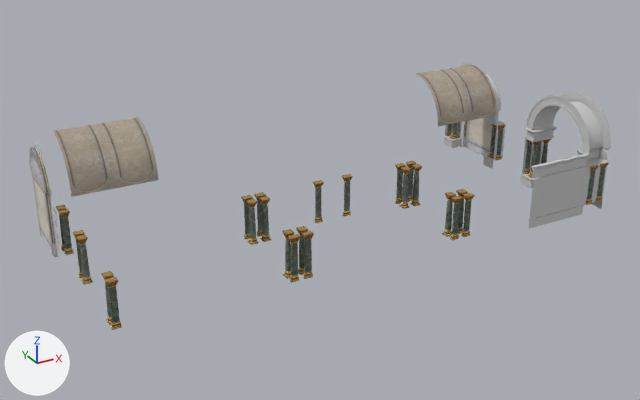
Two versions of the OBJ model 3D Obj/Hallway.obj, one commit apart.
Camera for both pictures: a 50 mm camera at (-34.0, -32.2, 32.8) aimed at (-0.3, 29.1, 2.2). The axes (+X, +Y, +Z) are drawn at lower left. The lights are the same throughout. Where no turn or scale is listed for an object, it has been applied to the vertices.

The older version as bpy lines, for what is in view:
```python
me_gang_cap_bogen002 = bpy.data.meshes.new('Gang_Cap_Bogen002')
me_gang_cap_bogen002.from_pydata(...)  # 204 vertices, 330 faces; spans x -22.13..-21.8, y 31.99..40.19, z 0.0..8.84
me_gang_cap_bogen002.materials.append(mat_material__921)  # picture img_caps_jpg
me_gang_dach_bogen_var007 = bpy.data.meshes.new('Gang_Dach_Bogen_Var007')
me_gang_dach_bogen_var007.from_pydata(...)  # 38 vertices, 36 faces; spans x 13.91..20.91, y 31.99..36.09, z 5.64..9.74
me_gang_dach_bogen_var007.materials.append(mat_material__887)  # picture img_bricks_jpg
me_gang_endstck071 = bpy.data.meshes.new('Gang_Endstck071')
me_gang_endstck071.from_pydata(...)  # 683 vertices, 1204 faces; spans x 20.75..23.58, y 19.53..27.73, z 0.0..9.74
me_gang_endstck071.materials.append(mat_corridor)  # its picture is missing
ob_gang_cap_bogen002 = bpy.data.objects.new('Gang_Cap_Bogen002', me_gang_cap_bogen002)
ob_gang_cap_bogen002.location = (0.0, 0.0, 0.0)
ob_gang_dach_bogen_var007 = bpy.data.objects.new('Gang_Dach_Bogen_Var007', me_gang_dach_bogen_var007)
ob_gang_dach_bogen_var007.location = (0.0, 0.0, 0.0)
ob_gang_endstck071 = bpy.data.objects.new('Gang_Endstck071', me_gang_endstck071)
ob_gang_endstck071.location = (0.0, 0.0, 0.0)
# also in view: 'Gang_Wand_Standart067' at (17.9, 19.7, 2.8); 'Gang_Dach_Bogen_Var008' at (-17.0, 34.0, 7.7); 'Gang_Cap_Bogen001' at (22.3, 36.1, 4.4); 'Gang_Endstck_Var011' at (21.5, 36.1, 4.9)
```
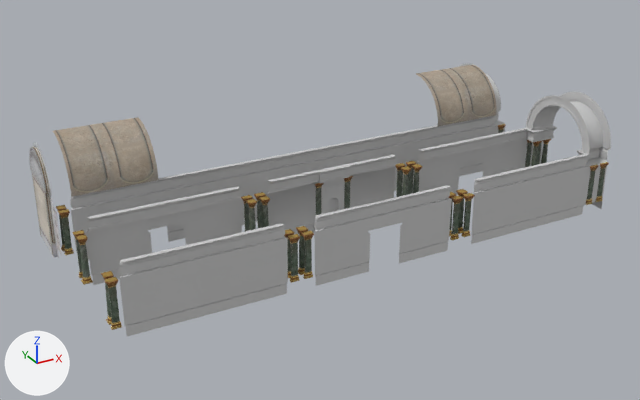
What the commit changed:
Mesh me_gang_wand_tre_008 is new.
It has 199 vertices, 256 faces and spans x -20.7..21.1, y 32.0..32.4, z 0.0..5.6.
It uses material mat_corridor (its picture is missing).
Mesh me_gang_wand_tre_006 is new.
It has 81 vertices, 86 faces and spans x 8.62..21.05, y 27.32..27.73, z 0.0..5.64.
It uses material mat_corridor (its picture is missing).
Mesh me_gang_wand_tre_005 is new.
It has 81 vertices, 86 faces and spans x -20.69..-8.26, y 27.32..27.73, z 0.0..5.64.
It uses material mat_corridor (its picture is missing).
Mesh me_gang_wand_tre_004 is new.
It has 81 vertices, 86 faces and spans x -6.04..6.4, y 19.52..19.93, z 0.0..5.64.
It uses material mat_corridor (its picture is missing).
Mesh me_gang_wand_statue011 is new.
It has 278 vertices, 508 faces and spans x -6.04..6.41, y 27.18..28.07, z 0.0..5.64.
It uses material mat_corridor (its picture is missing).
Mesh me_gang_wand_standart068 is new.
It has 32 vertices, 28 faces and spans x 8.61..14.84, y 19.52..19.93, z 0.0..5.64.
It uses material mat_corridor (its picture is missing).
Mesh me_gang_wand_standart066 is new.
It has 32 vertices, 28 faces and spans x -20.7..-14.48, y 19.52..19.93, z 0.0..5.64.
It uses material mat_corridor (its picture is missing).
Mesh me_gang_wand_standart065 is new.
It has 32 vertices, 28 faces and spans x -14.48..-8.26, y 19.52..19.93, z 0.0..5.64.
It uses material mat_corridor (its picture is missing).
Object 'Gang_Wand_Tre_008' (ob_gang_wand_tre_008) is new; it shows me_gang_wand_tre_008.
Its location is (0.0, 0.0, 0.0).
Object 'Gang_Wand_Tre_006' (ob_gang_wand_tre_006) is new; it shows me_gang_wand_tre_006.
Its location is (0.0, 0.0, 0.0).
Object 'Gang_Wand_Tre_005' (ob_gang_wand_tre_005) is new; it shows me_gang_wand_tre_005.
Its location is (0.0, 0.0, 0.0).
Object 'Gang_Wand_Tre_004' (ob_gang_wand_tre_004) is new; it shows me_gang_wand_tre_004.
Its location is (0.0, 0.0, 0.0).
Object 'Gang_Wand_Statue011' (ob_gang_wand_statue011) is new; it shows me_gang_wand_statue011.
Its location is (0.0, 0.0, 0.0).
Object 'Gang_Wand_Standart068' (ob_gang_wand_standart068) is new; it shows me_gang_wand_standart068.
Its location is (0.0, 0.0, 0.0).
Object 'Gang_Wand_Standart066' (ob_gang_wand_standart066) is new; it shows me_gang_wand_standart066.
Its location is (0.0, 0.0, 0.0).
Object 'Gang_Wand_Standart065' (ob_gang_wand_standart065) is new; it shows me_gang_wand_standart065.
Its location is (0.0, 0.0, 0.0).

Boxes [x1, y1, x2, y2] around the edits, measured in the pictures (640 x 400 px):
'Gang_Wand_Tre_008', added: after [70, 116, 497, 260]
'Gang_Wand_Tre_004', added: after [314, 185, 452, 286]
'Gang_Wand_Tre_005', added: after [86, 186, 242, 285]
'Gang_Wand_Standart066', added: after [119, 241, 210, 336]
'Gang_Wand_Standart065', added: after [205, 223, 288, 314]
'Gang_Wand_Statue011', added: after [266, 155, 396, 242]
'Gang_Wand_Tre_006', added: after [416, 128, 527, 196]
'Gang_Wand_Standart068', added: after [471, 166, 535, 244]
'Gang_Cap_Bogen001', unchanged, covered by the edit: before [457, 84, 501, 156]
